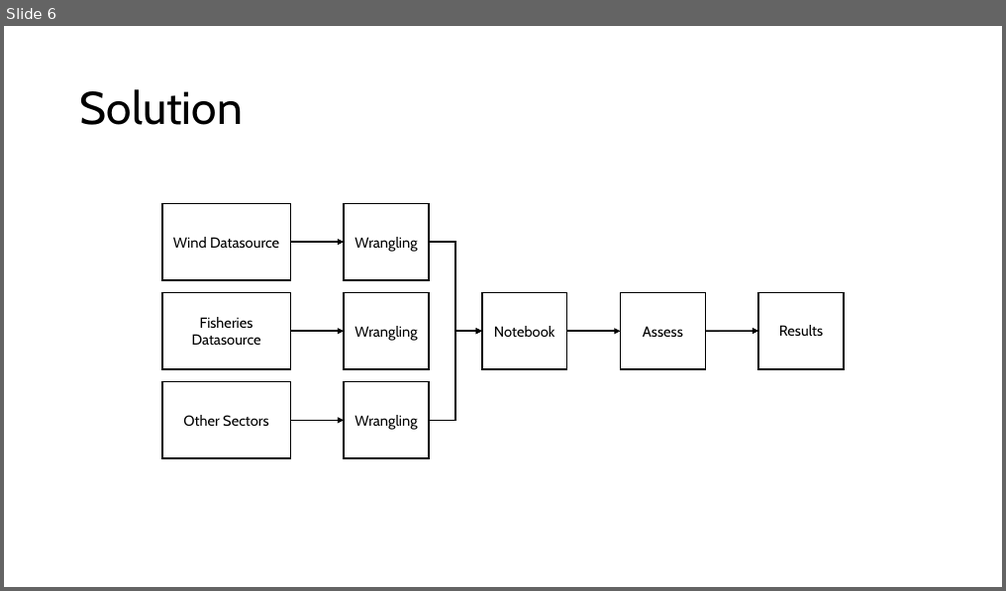
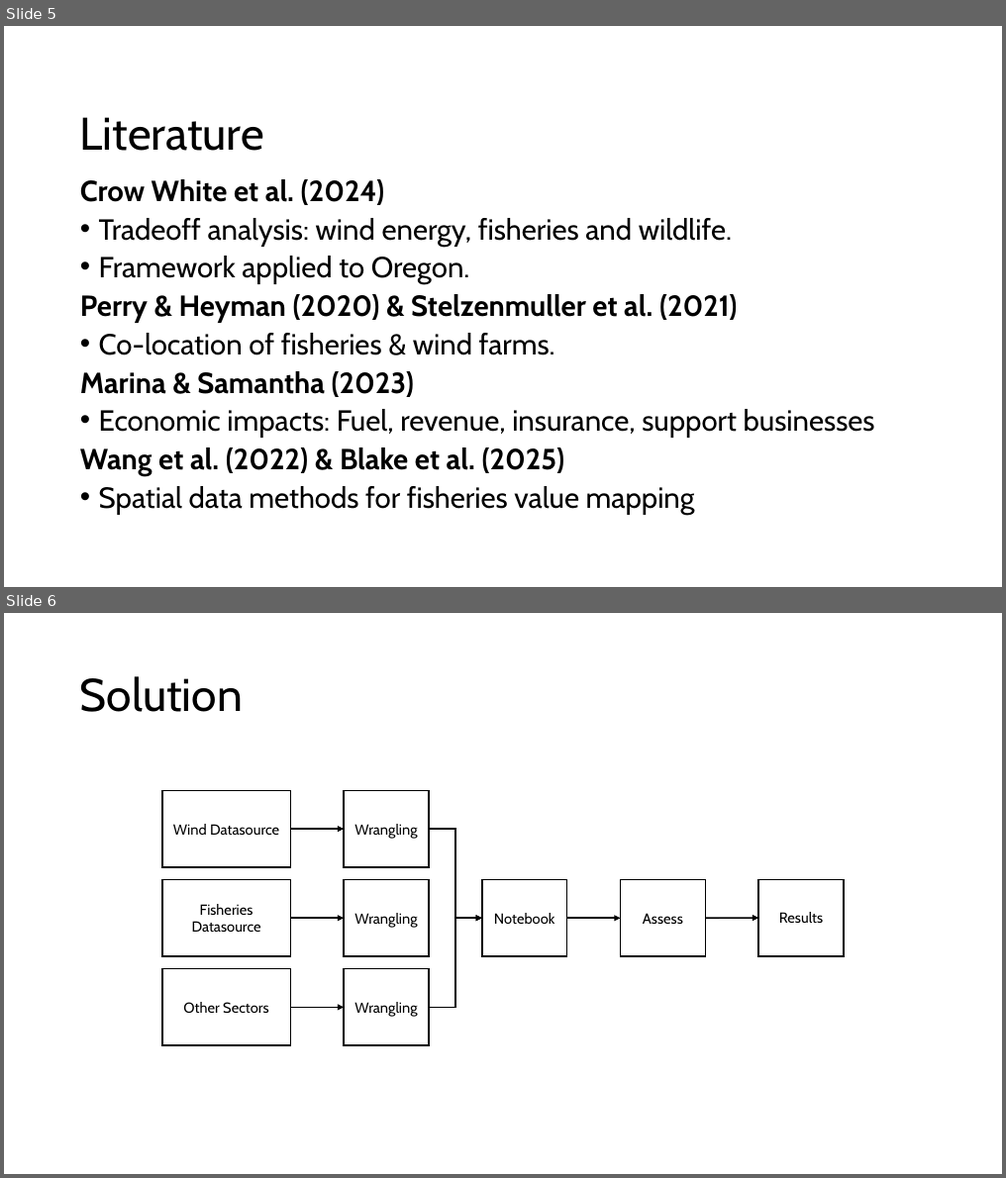
Before and after one commit to Duc1e/Wind-Turbine-Project-GEOG563, a slide deck: Documents/May Presentation.pptx. Shown one above the other, each under a label of ours: slide 6 before the commit, slides 5 and 6 after it. The pictures are 1006x591 and 1006x1178 pixels, drawn with LibreOffice and Linux fonts; fonts in the diff are those of the drawing. Boxes give left, top, right and bottom in pixels: in the first picture for what was removed or moved away, otherwise in the second. Text is boxed around its words. In the diff, an @@ line names an element or a change of style, - is before the commit and + after.

```diff
--- a/Documents/May Presentation.pptx
+++ b/Documents/May Presentation.pptx
@@ slide 5 added at box(4, 26, 1002, 587), background #FFFFFF @@
@@ title added at box(80, 117, 264, 151), 44 pt, text #000000 @@
+Literature
@@ text added at box(80, 179, 875, 515), 28 pt, text #000000 @@
+Crow White et al. (2024)
+• Tradeoff analysis: wind energy, fisheries and wildlife.
+• Framework applied to Oregon.
+Perry & Heyman (2020) & Stelzenmuller et al. (2021)
+• Co-location of fisheries & wind farms.
+Marina & Samantha (2023)
+• Economic impacts: Fuel, revenue, insurance, support businesses
+Wang et al. (2022) & Blake et al. (2025)
+• Spatial data methods for fisheries value mapping
```
Also in this commit, not shown: 2 slides changed, 3 other slides added, 4 slides removed.
